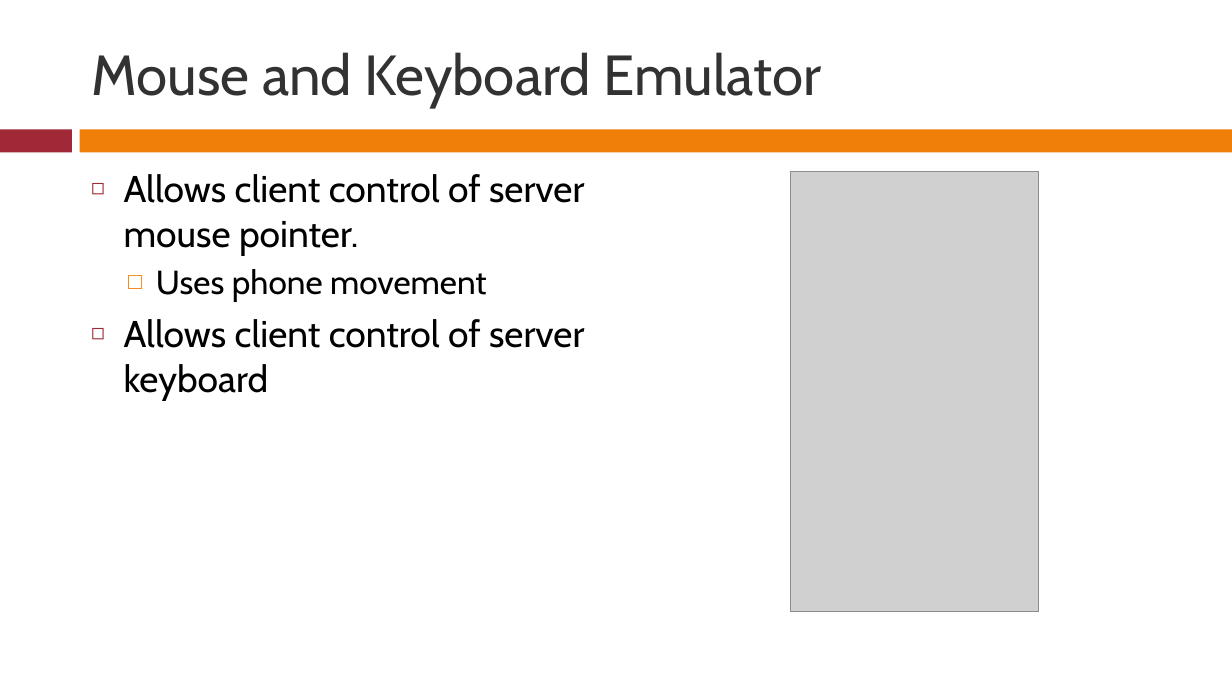
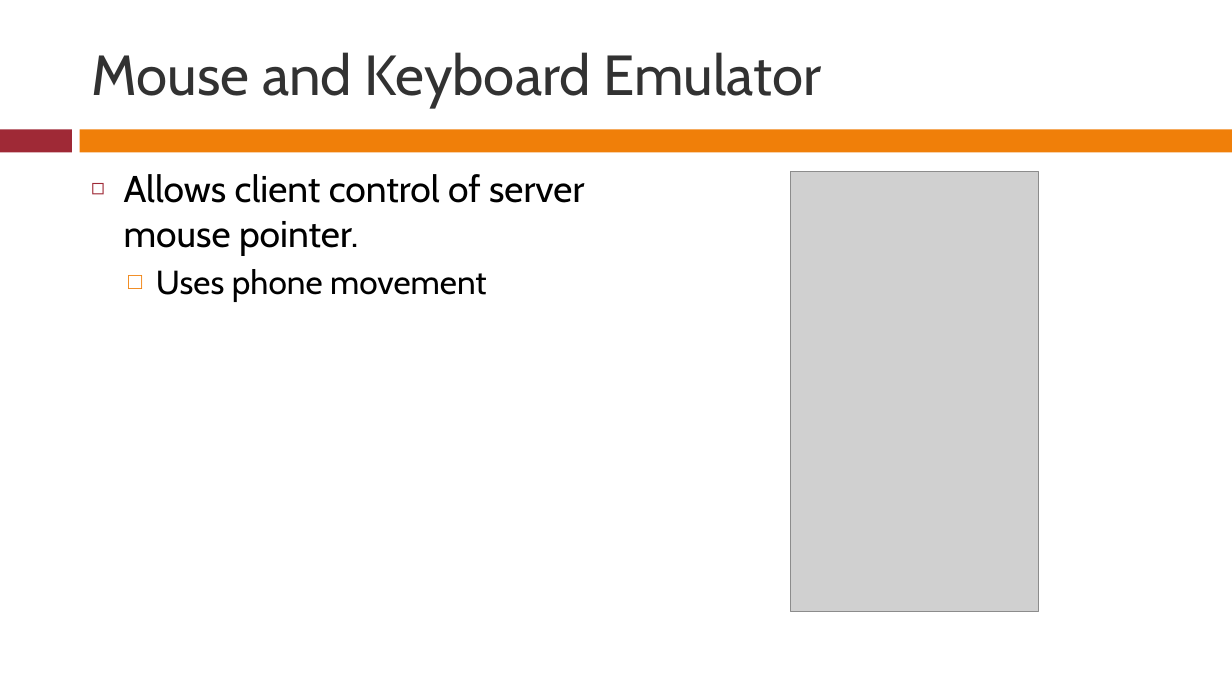
Before and after one commit to rferrance/DataBridge, a slide deck: slide 4 of DataBridgePresentation.pptx. Drawn at 1232x693 pixels with LibreOffice and Linux fonts; fonts in the diff are those of the drawing; grey boxes stand for pictures. Boxes give left, top, right and bottom in pixels: in the first picture for what was removed or moved away, otherwise in the second. Text is boxed around its words. In the diff, an @@ line names an element or a change of style, - is before the commit and + after.

```diff
--- a/DataBridgePresentation.pptx
+++ b/DataBridgePresentation.pptx
@@ text at <box>124,319,584,401</box>: paragraph removed @@
-◻ Allows client control of server keyboard
```
Also in this commit, not shown: 4 other slides changed.
